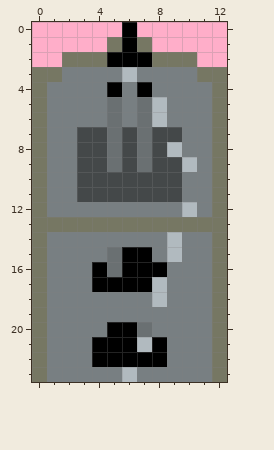
Edited in one commit: pixel-art sprite (Client/Graphics/Ships/3-ship/VAT_3.png). Above: the version before the commit.
The file is 39x72 pixels, drawn in blocks of 3x3; one block is one cell here.
The same view after the edit:
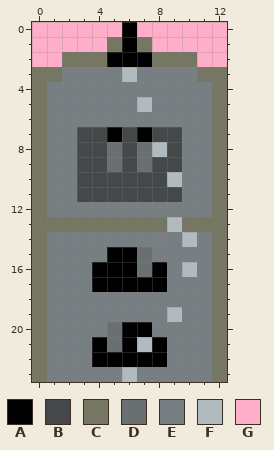
Palette (. is transparent): A #000000  B #444849  C #767763  D #6a7072  E #787f82  F #b1babf  G #ffaec9
Edits made:
{"y":4,"x":5,"old":"A","new":"E"}
{"y":4,"x":7,"old":"A","new":"E"}
{"y":5,"x":5,"old":"D","new":"E"}
{"y":5,"x":7,"old":"DF","new":"FE"}
{"y":6,"x":5,"old":"D","new":"E"}
{"y":6,"x":7,"old":"DF","new":"EE"}
{"y":7,"x":5,"old":"D","new":"A"}
{"y":7,"x":7,"old":"D","new":"A"}
{"y":8,"x":8,"old":"BF","new":"FB"}
{"y":9,"x":10,"old":"F","new":"E"}
{"y":10,"x":9,"old":"B","new":"F"}
{"y":12,"x":10,"old":"F","new":"E"}
{"y":13,"x":9,"old":"C","new":"F"}
{"y":14,"x":9,"old":"FE","new":"EF"}
{"y":15,"x":5,"old":"D","new":"A"}
{"y":15,"x":7,"old":"A","new":"D"}
{"y":15,"x":9,"old":"F","new":"E"}
{"y":16,"x":5,"old":"D","new":"A"}
{"y":16,"x":7,"old":"A","new":"D"}
{"y":16,"x":10,"old":"E","new":"F"}
{"y":17,"x":8,"old":"F","new":"A"}
{"y":18,"x":8,"old":"F","new":"E"}
{"y":19,"x":9,"old":"E","new":"F"}
{"y":20,"x":5,"old":"A","new":"D"}
{"y":20,"x":7,"old":"D","new":"A"}
{"y":21,"x":5,"old":"A","new":"D"}
{"label":"changed","picture_box":[107,82,197,352]}
